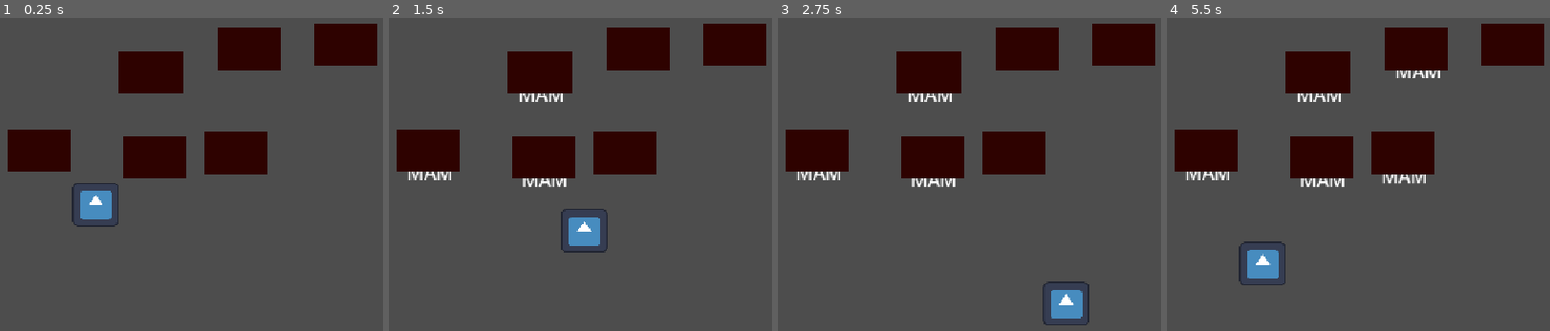
Above: before the commit, frames 1-4 (left to right).
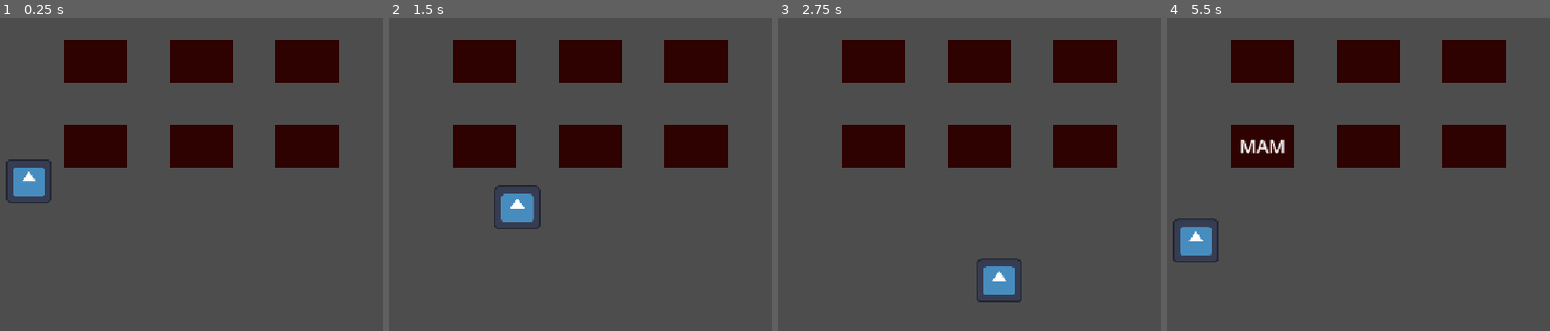
Above: after the commit, the same moments.

Repository: Vanthang19130201/game-nong
Game: Godot game, scene res://main.tscn
Two runs of this game, one before a commit and one after it. Both use one fixed random seed, a clock stepped at 60 frames per second and the inputs below. The engine's default icon, where the game draws it, is replaced by a stand-in: a white triangle on a blue panel in a dark square.
Inputs:
- Up to frame 1 (0.25 s): no input
- Up to frame 2 (1.5 s): tap Enter at 0.5 s; hold D (move_right) 0.53-1.28 s; hold E (interact) 0.53-1.28 s; hold S (move_down) from 1.28 s (still down); tap E (interact) at 1.35 s
- Up to frame 3 (2.75 s): release S (move_down) at 2.03 s; hold D (move_right) from 2.03 s (still down); hold E (interact) from 2.03 s (still down)
- Up to frame 4 (5.5 s): release D (move_right) at 2.78 s; release E (interact) at 2.78 s; hold W (move_up) 2.78-3.53 s; tap E (interact) at 2.85, 4.35 s; hold E (interact) 3.53-4.28 s; hold A (move_left) 3.53-5.03 s; hold S (move_down) from 5.03 s (still down); hold E (interact) from 5.03 s (still down)

The runs differ from the first frame. In frame 1, 22% of the frame differs, in the area x 1-99%, y 1-67%; in frame 2, 23%; in frame 3, 23%; in frame 4, 24%, in the area x 1-99%, y 1-86%.

Commit message:
Working wheat planting and harvest system

Diff:
--- a/main.tscn
+++ b/main.tscn
@@ -5,41 +5,38 @@
 [ext_resource type="Script" uid="uid://dmiin4p8yvpun" path="res://soil_plot.gd" id="3_h2yge"]
 
 [sub_resource type="RectangleShape2D" id="RectangleShape2D_6rjdj"]
-size = Vector2(496, 344)
+size = Vector2(28, 28)
 
 [sub_resource type="RectangleShape2D" id="RectangleShape2D_0xm2m"]
-size = Vector2(96, 64)
+size = Vector2(120, 88)
 
 [node name="Main" type="Node2D" unique_id=1741138209]
-position = Vector2(225, 145)
+position = Vector2(0, 0)
 
 [node name="Player" type="CharacterBody2D" parent="." unique_id=694063738]
-position = Vector2(-96, 201)
+position = Vector2(140, 360)
 motion_mode = 1
 script = ExtResource("1_0xm2m")
 
 [node name="Icon" type="Sprite2D" parent="Player" unique_id=1308617484]
-position = Vector2(112, 49)
 scale = Vector2(0.546875, 0.51562494)
 texture = ExtResource("2_h2yge")
 
 [node name="CollisionShape2D" type="CollisionShape2D" parent="Player" unique_id=1192634142]
-position = Vector2(160, -58)
 shape = SubResource("RectangleShape2D_6rjdj")
 
 [node name="SoilPlot" type="Area2D" parent="." unique_id=610237959]
-position = Vector2(356, -158)
+position = Vector2(240, 180)
 script = ExtResource("3_h2yge")
 
 [node name="PlantLabel" type="Label" parent="SoilPlot" unique_id=666867354]
-offset_left = -303.0
-offset_top = 181.0
-offset_right = -207.0
-offset_bottom = 304.0
-theme_override_font_sizes/font_size = 28
-text = "Test
-
-"
+offset_left = -48.0
+offset_top = -32.0
+offset_right = 48.0
+offset_bottom = 32.0
+mouse_filter = 2
+theme_override_font_sizes/font_size = 28
+z_index = 1
 horizontal_alignment = 1
 vertical_alignment = 1
 metadata/_edit_use_anchors_ = true
@@ -49,30 +46,29 @@
 one_shot = true
 
 [node name="SoilColor" type="ColorRect" parent="SoilPlot" unique_id=1599481107]
-offset_left = -305.0
-offset_top = 176.0
-offset_right = -209.0
-offset_bottom = 240.0
+offset_left = -48.0
+offset_top = -32.0
+offset_right = 48.0
+offset_bottom = 32.0
+mouse_filter = 2
 color = Color(0.18139222, 0.008802304, 0, 1)
 metadata/_edit_use_anchors_ = true
 
 [node name="CollisionShape2D" type="CollisionShape2D" parent="SoilPlot" unique_id=755647875]
-position = Vector2(131, 191)
 shape = SubResource("RectangleShape2D_0xm2m")
 
 [node name="SoilPlot6" type="Area2D" parent="." unique_id=948524571]
-position = Vector2(357, -61)
+position = Vector2(240, 308)
 script = ExtResource("3_h2yge")
 
 [node name="PlantLabel" type="Label" parent="SoilPlot6" unique_id=1063902503]
-offset_left = -472.0
-offset_top = 202.0
-offset_right = -376.0
-offset_bottom = 325.0
-theme_override_font_sizes/font_size = 28
-text = "Test
-
-"
+offset_left = -48.0
+offset_top = -32.0
+offset_right = 48.0
+offset_bottom = 32.0
+mouse_filter = 2
+theme_override_font_sizes/font_size = 28
+z_index = 1
 horizontal_alignment = 1
 vertical_alignment = 1
 metadata/_edit_use_anchors_ = true
@@ -82,30 +78,29 @@
 one_shot = true
 
 [node name="SoilColor" type="ColorRect" parent="SoilPlot6" unique_id=348611353]
-offset_left = -474.0
-offset_top = 197.0
-offset_right = -378.0
-offset_bottom = 261.0
+offset_left = -48.0
+offset_top = -32.0
+offset_right = 48.0
+offset_bottom = 32.0
+mouse_filter = 2
 color = Color(0.18139222, 0.008802304, 0, 1)
 metadata/_edit_use_anchors_ = true
 
 [node name="CollisionShape2D" type="CollisionShape2D" parent="SoilPlot6" unique_id=1018242756]
-position = Vector2(-38, 212)
 shape = SubResource("RectangleShape2D_0xm2m")
 
 [node name="SoilPlot5" type="Area2D" parent="." unique_id=236598396]
-position = Vector2(649, -199)
+position = Vector2(560, 180)
 script = ExtResource("3_h2yge")
 
 [node name="PlantLabel" type="Label" parent="SoilPlot5" unique_id=818297835]
-offset_left = -303.0
-offset_top = 181.0
-offset_right = -207.0
-offset_bottom = 304.0
-theme_override_font_sizes/font_size = 28
-text = "Test
-
-"
+offset_left = -48.0
+offset_top = -32.0
+offset_right = 48.0
+offset_bottom = 32.0
+mouse_filter = 2
+theme_override_font_sizes/font_size = 28
+z_index = 1
 horizontal_alignment = 1
 vertical_alignment = 1
 metadata/_edit_use_anchors_ = true
@@ -115,30 +110,29 @@
 one_shot = true
 
 [node name="SoilColor" type="ColorRect" parent="SoilPlot5" unique_id=1447585923]
-offset_left = -305.0
-offset_top = 176.0
-offset_right = -209.0
-offset_bottom = 240.0
+offset_left = -48.0
+offset_top = -32.0
+offset_right = 48.0
+offset_bottom = 32.0
+mouse_filter = 2
 color = Color(0.18139222, 0.008802304, 0, 1)
 metadata/_edit_use_anchors_ = true
 
 [node name="CollisionShape2D" type="CollisionShape2D" parent="SoilPlot5" unique_id=1927352723]
-position = Vector2(131, 191)
 shape = SubResource("RectangleShape2D_0xm2m")
 
 [node name="SoilPlot4" type="Area2D" parent="." unique_id=2016170595]
-position = Vector2(653, -56)
+position = Vector2(560, 308)
 script = ExtResource("3_h2yge")
 
 [node name="PlantLabel" type="Label" parent="SoilPlot4" unique_id=130399966]
-offset_left = -472.0
-offset_top = 202.0
-offset_right = -376.0
-offset_bottom = 325.0
-theme_override_font_sizes/font_size = 28
-text = "Test
-
-"
+offset_left = -48.0
+offset_top = -32.0
+offset_right = 48.0
+offset_bottom = 32.0
+mouse_filter = 2
+theme_override_font_sizes/font_size = 28
+z_index = 1
 horizontal_alignment = 1
 vertical_alignment = 1
 metadata/_edit_use_anchors_ = true
@@ -148,30 +142,29 @@
 one_shot = true
 
 [node name="SoilColor" type="ColorRect" parent="SoilPlot4" unique_id=143651468]
-offset_left = -474.0
-offset_top = 197.0
-offset_right = -378.0
-offset_bottom = 261.0
+offset_left = -48.0
+offset_top = -32.0
+offset_right = 48.0
+offset_bottom = 32.0
+mouse_filter = 2
 color = Color(0.18139222, 0.008802304, 0, 1)
 metadata/_edit_use_anchors_ = true
 
 [node name="CollisionShape2D" type="CollisionShape2D" parent="SoilPlot4" unique_id=135574040]
-position = Vector2(-38, 212)
 shape = SubResource("RectangleShape2D_0xm2m")
 
 [node name="SoilPlot3" type="Area2D" parent="." unique_id=311795311]
-position = Vector2(505, -193)
+position = Vector2(400, 180)
 script = ExtResource("3_h2yge")
 
 [node name="PlantLabel" type="Label" parent="SoilPlot3" unique_id=1167702322]
-offset_left = -303.0
-offset_top = 181.0
-offset_right = -207.0
-offset_bottom = 304.0
-theme_override_font_sizes/font_size = 28
-text = "Test
-
-"
+offset_left = -48.0
+offset_top = -32.0
+offset_right = 48.0
+offset_bottom = 32.0
+mouse_filter = 2
+theme_override_font_sizes/font_size = 28
+z_index = 1
 horizontal_alignment = 1
 vertical_alignment = 1
 metadata/_edit_use_anchors_ = true
@@ -181,30 +174,29 @@
 one_shot = true
 
 [node name="SoilColor" type="ColorRect" parent="SoilPlot3" unique_id=230088132]
-offset_left = -305.0
-offset_top = 176.0
-offset_right = -209.0
-offset_bottom = 240.0
+offset_left = -48.0
+offset_top = -32.0
+offset_right = 48.0
+offset_bottom = 32.0
+mouse_filter = 2
 color = Color(0.18139222, 0.008802304, 0, 1)
 metadata/_edit_use_anchors_ = true
 
 [node name="CollisionShape2D" type="CollisionShape2D" parent="SoilPlot3" unique_id=302752602]
-position = Vector2(131, 191)
 shape = SubResource("RectangleShape2D_0xm2m")
 
 [node name="SoilPlot2" type="Area2D" parent="." unique_id=1559835726]
-position = Vector2(530, -50)
+position = Vector2(400, 308)
 script = ExtResource("3_h2yge")
 
 [node name="PlantLabel" type="Label" parent="SoilPlot2" unique_id=1368112123]
-offset_left = -472.0
-offset_top = 202.0
-offset_right = -376.0
-offset_bottom = 325.0
-theme_override_font_sizes/font_size = 28
-text = "Test
-
-"
+offset_left = -48.0
+offset_top = -32.0
+offset_right = 48.0
+offset_bottom = 32.0
+mouse_filter = 2
+theme_override_font_sizes/font_size = 28
+z_index = 1
 horizontal_alignment = 1
 vertical_alignment = 1
 metadata/_edit_use_anchors_ = true
@@ -214,13 +206,13 @@
 one_shot = true
 
 [node name="SoilColor" type="ColorRect" parent="SoilPlot2" unique_id=675645173]
-offset_left = -474.0
-offset_top = 197.0
-offset_right = -378.0
-offset_bottom = 261.0
+offset_left = -48.0
+offset_top = -32.0
+offset_right = 48.0
+offset_bottom = 32.0
+mouse_filter = 2
 color = Color(0.18139222, 0.008802304, 0, 1)
 metadata/_edit_use_anchors_ = true
 
 [node name="CollisionShape2D" type="CollisionShape2D" parent="SoilPlot2" unique_id=241495818]
-position = Vector2(-38, 212)
-shape = SubResource("RectangleShape2D_0xm2m")
+shape = SubResource("RectangleShape2D_0xm2m")
--- a/project.godot
+++ b/project.godot
@@ -11,13 +11,13 @@
 [application]
 
 config/name="GameNongTrai"
-run/main_scene="uid://dowldrfhoky1g"
+run/main_scene="res://main.tscn"
 config/features=PackedStringArray("4.7", "GL Compatibility")
 config/icon="res://icon.svg"
 
 [autoload]
 
-Inventory="*uid://pasrqx2dnwo6"
+Inventory="*res://inventory.gd"
 
 [display]
 
@@ -28,7 +28,7 @@
 
 move_up={
 "deadzone": 0.2,
-"events": [null, Object(InputEventKey,"resource_local_to_ …(260 unchanged characters)…
+"events": [Object(InputEventKey,"resource_local_to_ …(260 unchanged characters)…
 , Object(InputEventKey,"resource_local_to_scene":false,"resource_name":"","device":-1,"window_id":0,"alt_pressed":false …(186 unchanged characters)…
 ]
 }
--- a/soil_plot.gd
+++ b/soil_plot.gd
@@ -21,8 +21,9 @@
 	grow_timer.timeout.connect(_on_grow_timer_timeout)
 
 
-func _process(_delta):
-	if player_near and Input.is_action_just_pressed("interact"):
+func _unhandled_input(event: InputEvent) -> void:
+	if player_near and event.is_action_pressed("interact") and not event.is_echo():
+		get_viewport().set_input_as_handled()
 		if state == PlotState.EMPTY:
 			try_plant()
 
@@ -30,7 +31,10 @@
 			harvest()
 
 
-func try_plant():
+func try_plant() -> void:
+	if state != PlotState.EMPTY:
+		return
+
 	if Inventory.use_wheat_seed():
 		state = PlotState.GROWING
 		plant_label.text = "MAM"
@@ -41,14 +45,20 @@
 		print("Het hat giong!")
 
 
-func _on_grow_timer_timeout():
+func _on_grow_timer_timeout() -> void:
+	if state != PlotState.GROWING:
+		return
+
 	state = PlotState.READY
 	plant_label.text = "CHIN"
 
 	print("Lua da chin!")
 
 
-func harvest():
+func harvest() -> void:
+	if state != PlotState.READY:
+		return
+
 	state = PlotState.EMPTY
 	plant_label.text = ""
 
